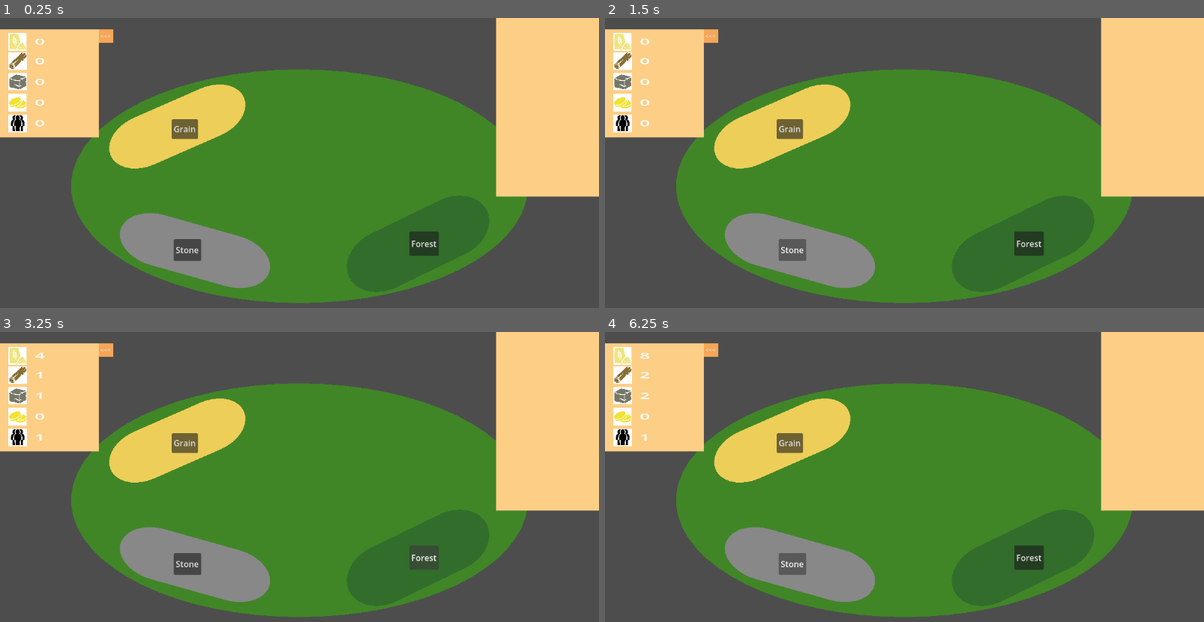
Above: before the commit, frames 1-4 (two rows, left to right).
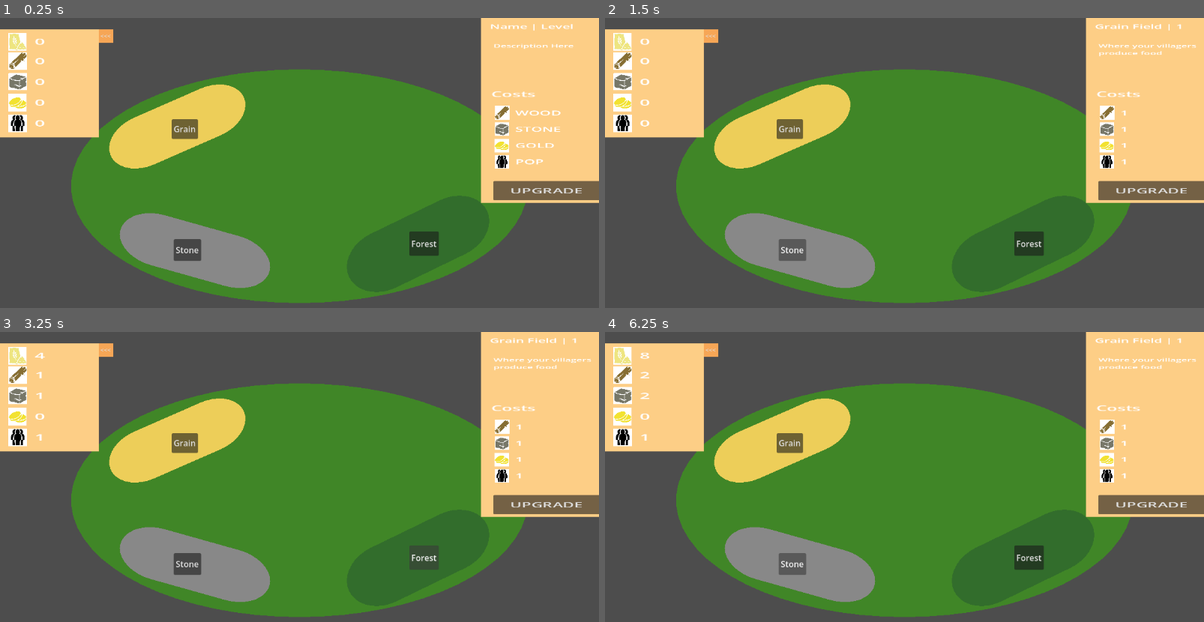
Above: after the commit, the same moments.

Repository: Snowb0lt/DesktopVillage
Game: Godot game, scene res://main.tscn
Two runs of this game, one before a commit and one after it. Both use one fixed random seed, a clock stepped at 60 frames per second and the inputs below.
Inputs (mouse positions are in pixels of both pictures, inside the frame that each line leads up to):
- Up to frame 1 (0.25 s): no input
- Up to frame 2 (1.5 s): click "Grain" at 0.5 s; click "Stone" at 1.25 s
- Up to frame 3 (3.25 s): click (545, 506) at 2 s, where only the run after the commit has a clickable "UPGRADE"; click "Forest" at 2.75 s
- Up to frame 4 (6.25 s): click "<<<" at 3.5 s; click ">>>" at 4.25 s; click "Grain" at 5 s; click "Stone" at 5.75 s

The runs differ from the first frame. In frame 1, 3.9% of the frame differs, in the area x 80-100%, y 0-64%; in frame 2, 3.7%; in frame 3, 3.7%; in frame 4, 3.7%.

Commit message:
Added Upgrade Groundwork

Diff:
--- a/NodeUpgrades.gd
+++ b/NodeUpgrades.gd
@@ -10,12 +10,34 @@
 func _process(delta: float) -> void:
 	pass
 
+#GameManager for Resources
+@onready var GameManager = $"../../Game Manager"
 
+@onready var UpgradePanel = $"../../Game Manager/Menus/Upgrades"
+@onready var UpgradeDesc = $"../../Game Manager/Menus/Upgrades/Upgrade Desc"
+@onready var UpgradeName = $"../../Game Manager/Menus/Upgrades/Upgrade Name"
+#FOR RESOURCE COSTS
+@onready var WoodCostLabel = $"../../Game Manager/Menus/Upgrades/Costs/Wood/WoodCost"
+@onready var StoneCostLabel = $"../../Game Manager/Menus/Upgrades/Costs/Stone/StoneCost"
+@onready var GoldCostLabel = $"../../Game Manager/Menus/Upgrades/Costs/Gold/GoldCost"
+@onready var PopNeededLabel = $"../../Game Manager/Menus/Upgrades/Costs/Pop/PopCost"
 func _on_field_button_pressed() -> void:
-	pass # Replace with function body.
+	displayUpgrade("Grain Field", GameManager.buildingList[0][1],
+	"Where your villagers produce food" ,1, 1, 1, 1)
 
 func _on_stone_button_pressed() -> void:
 	pass # Replace with function body.
 
 func _on_forest_button_pressed() -> void:
 	pass # Replace with function body.
+
+func displayUpgrade(Name, Level, Description, WoodCost, StoneCost, GoldCost, PopNeeded):
+	if UpgradePanel.visible == false:
+		UpgradePanel.visible = true
+
+	UpgradeName.text = Name + " | " + str(Level)
+	UpgradeDesc.text = Description
+	WoodCostLabel.text = str(WoodCost)
+	StoneCostLabel.text = str(StoneCost)
+	GoldCostLabel.text = str(GoldCost)
+	PopNeededLabel.text = str(PopNeeded)
--- a/main.tscn
+++ b/main.tscn
@@ -17,10 +17,10 @@
 
 [sub_resource type="CapsuleMesh" id="CapsuleMesh_dg77c"]
 
+[sub_resource type="LabelSettings" id="LabelSettings_h2yge"]
+font_size = 40
+
 [sub_resource type="LabelSettings" id="LabelSettings_0xm2m"]
-font_size = 40
-
-[sub_resource type="LabelSettings" id="LabelSettings_h2yge"]
 font_size = 40
 
 [node name="Main" type="Node2D" unique_id=440670148]
@@ -90,11 +90,152 @@
 [node name="Upgrades" type="Node2D" parent="Game Manager/Menus" unique_id=68757264]
 
 [node name="ColorRect" type="ColorRect" parent="Game Manager/Menus/Upgrades" unique_id=903323668]
-offset_left = 378.0
-offset_top = -721.392
-offset_right = 625.0
-offset_bottom = 42.12799
+offset_left = 349.0
+offset_top = -695.856
+offset_right = 596.0
+offset_bottom = 67.664
 color = Color(0.9909238, 0.8063483, 0.5260297, 1)
+metadata/_edit_use_anchors_ = true
+
+[node name="Costs" type="Node2D" parent="Game Manager/Menus/Upgrades" unique_id=349158737]
+position = Vector2(332, -402.19208)
+scale = Vector2(1.3597342, 1.3597342)
+
+[node name="Label" type="Label" parent="Game Manager/Menus/Upgrades/Costs" unique_id=561093146]
+offset_left = 27.380955
+offset_top = 1.2666668
+offset_right = 79.485954
+offset_bottom = 39.441666
+theme_override_font_sizes/font_size = 24
+text = "Costs"
+metadata/_edit_use_anchors_ = true
+
+[node name="Wood" type="ColorRect" parent="Game Manager/Menus/Upgrades/Costs" unique_id=711467270]
+offset_left = 31.739843
+offset_top = 55.41226
+offset_right = 51.739845
+offset_bottom = 95.41226
+metadata/_edit_use_anchors_ = true
+
+[node name="WoodSprite" type="Sprite2D" parent="Game Manager/Menus/Upgrades/Costs/Wood" unique_id=299365950]
+position = Vector2(10.308341, 19.595901)
+scale = Vector2(0.040267006, 0.081169315)
+texture = ExtResource("4_5vw27")
+
+[node name="WoodCost" type="Label" parent="Game Manager/Menus/Upgrades/Costs/Wood" unique_id=982094891]
+layout_mode = 0
+offset_left = 28.854
+offset_top = 6.0
+offset_right = 162.084
+offset_bottom = 62.490112
+scale = Vector2(0.5, 0.5)
+text = "Wood"
+label_settings = SubResource("LabelSettings_h2yge")
+text_overrun_behavior = 2
+uppercase = true
+metadata/_edit_use_anchors_ = true
+
+[node name="Stone" type="ColorRect" parent="Game Manager/Menus/Upgrades/Costs" unique_id=886589615]
+offset_left = 31.739843
+offset_top = 104.356285
+offset_right = 51.739845
+offset_bottom = 144.3563
+metadata/_edit_use_anchors_ = true
+
+[node name="StoneCost" type="Label" parent="Game Manager/Menus/Upgrades/Costs/Stone" unique_id=1485553955]
+layout_mode = 0
+offset_left = 28.854
+offset_top = 6.0
+offset_right = 162.084
+offset_bottom = 62.490112
+scale = Vector2(0.5, 0.5)
+text = "Stone"
+label_settings = SubResource("LabelSettings_h2yge")
+text_overrun_behavior = 2
+uppercase = true
+metadata/_edit_use_anchors_ = true
+
+[node name="StoneSprite" type="Sprite2D" parent="Game Manager/Menus/Upgrades/Costs/Stone" unique_id=45792877]
+position = Vector2(10.387599, 19.67623)
+scale = Vector2(0.03933838, 0.08002764)
+texture = ExtResource("5_kek77")
+
+[node name="Gold" type="ColorRect" parent="Game Manager/Menus/Upgrades/Costs" unique_id=1334575015]
+offset_left = 31.739843
+offset_top = 153.30026
+offset_right = 51.739845
+offset_bottom = 193.30026
+metadata/_edit_use_anchors_ = true
+
+[node name="GoldCost" type="Label" parent="Game Manager/Menus/Upgrades/Costs/Gold" unique_id=1246828356]
+layout_mode = 0
+offset_left = 28.854
+offset_top = 6.0
+offset_right = 162.084
+offset_bottom = 62.490112
+scale = Vector2(0.5, 0.5)
+text = "Gold"
+label_settings = SubResource("LabelSettings_h2yge")
+text_overrun_behavior = 2
+uppercase = true
+metadata/_edit_use_anchors_ = true
+
+[node name="GoldSprite" type="Sprite2D" parent="Game Manager/Menus/Upgrades/Costs/Gold" unique_id=1904454129]
+position = Vector2(9.968997, 20.887268)
+scale = Vector2(0.039957467, 0.080788784)
+texture = ExtResource("6_4c57u")
+
+[node name="Pop" type="ColorRect" parent="Game Manager/Menus/Upgrades/Costs" unique_id=649743320]
+offset_left = 31.739843
+offset_top = 202.24426
+offset_right = 51.739845
+offset_bottom = 242.24426
+metadata/_edit_use_anchors_ = true
+
+[node name="PopCost" type="Label" parent="Game Manager/Menus/Upgrades/Costs/Pop" unique_id=385560372]
+layout_mode = 0
+offset_left = 28.854
+offset_top = 6.0
+offset_right = 162.084
+offset_bottom = 62.490112
+scale = Vector2(0.5, 0.5)
+text = "POP"
+label_settings = SubResource("LabelSettings_h2yge")
+text_overrun_behavior = 2
+uppercase = true
+metadata/_edit_use_anchors_ = true
+
+[node name="PopSprite" type="Sprite2D" parent="Game Manager/Menus/Upgrades/Costs/Pop" unique_id=231708481]
+position = Vector2(10.229122, 20.22673)
+scale = Vector2(0.03995743, 0.08078875)
+texture = ExtResource("7_efxa6")
+
+[node name="Upgrade Name" type="Label" parent="Game Manager/Menus/Upgrades" unique_id=808580918]
+offset_left = 366.0
+offset_top = -672.448
+offset_right = 574.0
+offset_bottom = -627.448
+theme_override_font_sizes/font_size = 25
+text = "Name | Level"
+metadata/_edit_use_anchors_ = true
+
+[node name="Upgrade Desc" type="Label" parent="Game Manager/Menus/Upgrades" unique_id=1749622798]
+offset_left = 373.0
+offset_top = -589.456
+offset_right = 573.0
+offset_bottom = -389.456
+theme_override_font_sizes/font_size = 19
+text = "Description Here"
+autowrap_mode = 2
+metadata/_edit_use_anchors_ = true
+
+[node name="UpgradeButton" type="Button" parent="Game Manager/Menus/Upgrades" unique_id=1417397729]
+offset_left = 373.0
+offset_top = -21.28
+offset_right = 578.0
+offset_bottom = 57.456
+theme_override_font_sizes/font_size = 30
+text = "UPGRADE"
 
 [node name="Resources" type="Node2D" parent="Game Manager/Menus" unique_id=1874946847]
 script = ExtResource("2_0xm2m")
